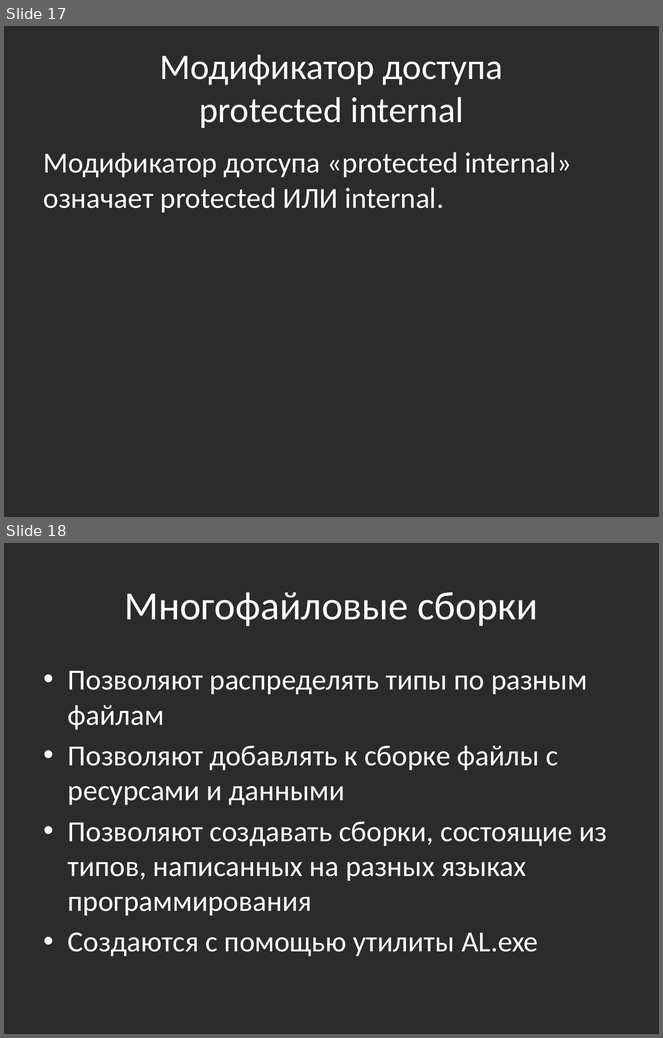
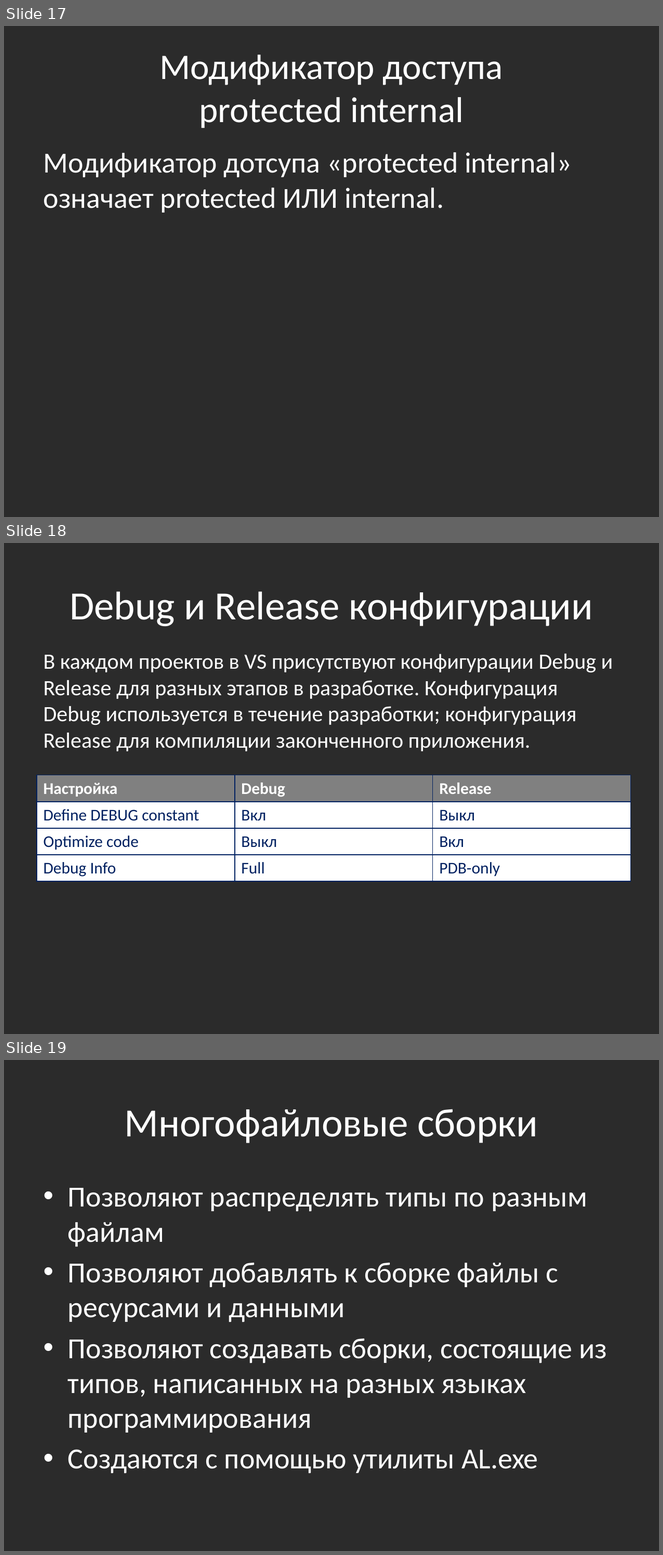
Before and after one commit to bazile/Training, a slide deck: Presentation/lesson-07-reflection.pptx. Shown one above the other, each under a label of ours: slides 17 and 18 before the commit, slides 17, 18 and 19 after it. The pictures are 663x1038 and 663x1555 pixels, drawn with LibreOffice and Linux fonts; fonts in the diff are those of the drawing; background and template pictures are left out; a plain dark background stands for a picture behind light text. Boxes give left, top, right and bottom in pixels: in the first picture for what was removed or moved away, otherwise in the second. Text is boxed around its words. In the diff, an @@ line names an element or a change of style, - is before the commit and + after.

Commit message:
Debug and Release configurations

```diff
--- a/Presentation/lesson-07-reflection.pptx
+++ b/Presentation/lesson-07-reflection.pptx
@@ slide 18 added at box(4, 543, 659, 1034), background picture (left out) @@
@@ title added at box(70, 591, 593, 627), 44 pt, text #FFFFFF @@
+Debug и Release конфигурации
@@ text added at box(44, 654, 613, 752), 24 pt, text #FFFFFF @@
+В каждом проектов в VS присутствуют конфигурации Debug и Release для разных этапов в разработке. Конфигурация Debug используется в течение разработки; конфигурация Release для компиляции законченного приложения.
@@ table added at box(37, 775, 631, 882), 4 rows, 3 columns @@
+Настройка | Debug | Release
+Define DEBUG constant | Вкл | Выкл
+Optimize code | Выкл | Вкл
+Debug Info | Full | PDB-only
@@ what was slide 18 is now slide 19 @@
```
Also in this commit, not shown: 1 slide changed.
